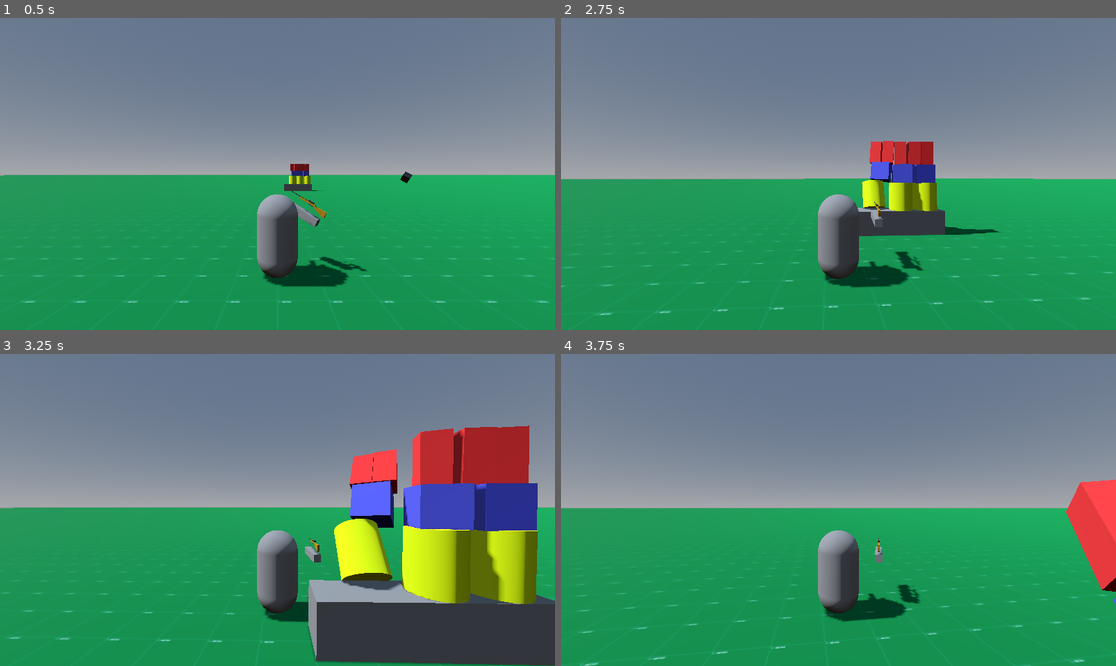
Above: before the commit, frames 1-4 (two rows, left to right).
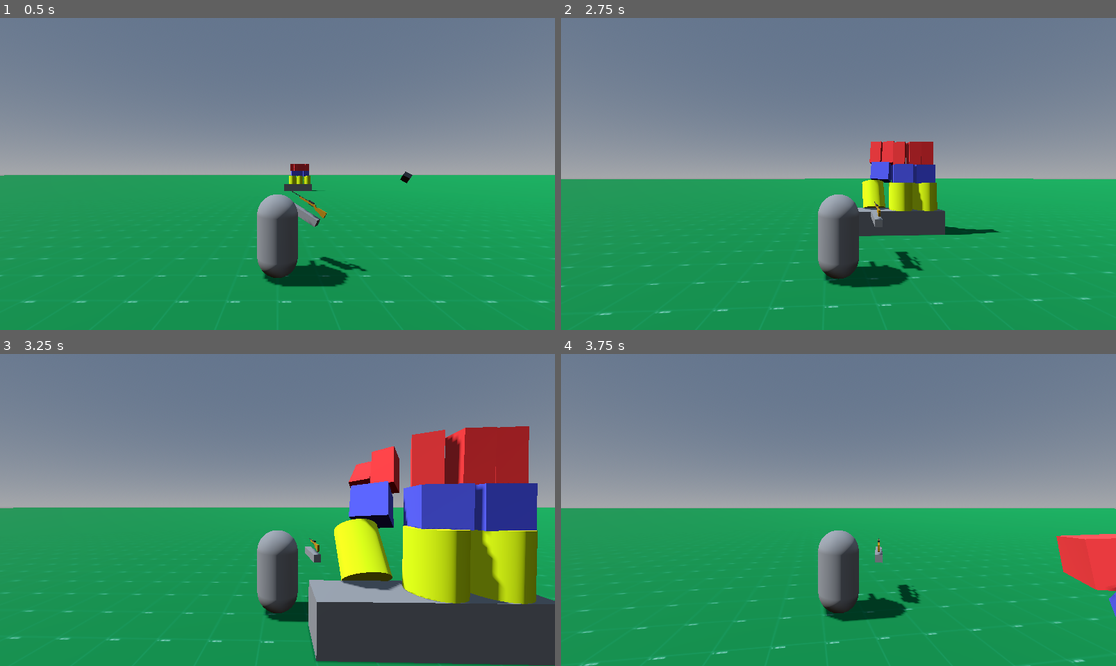
Above: after the commit, the same moments.

Repository: ImmersiveRPG/ExampleRaycastBullets
Game: Godot game, scene res://src/World/World.tscn
Same seed, same stepped clock (60 frames per second), same inputs: the game is played once before the commit and once after it.
Inputs (mouse positions are in pixels of both pictures, inside the frame that each line leads up to):
- Up to frame 1 (0.5 s): no input
- Up to frame 2 (2.75 s): tap Enter at 0.5 s; move the mouse to (866, 174) at 0.52 s; hold W (MoveForward) from 0.53 s (still down); click (866, 174) at 0.6 s; move the mouse to (810, 174) at 1.27 s; click (810, 174) at 1.35 s; move the mouse to (849, 167) at 2.02 s; click (849, 167) at 2.1 s
- Up to frame 3 (3.25 s): keep holding W (MoveForward); move the mouse to (271, 516) at 2.77 s; click (271, 516) at 2.85 s
- Up to frame 4 (3.75 s): keep holding W (MoveForward); move the mouse to (877, 513) at 3.52 s; click (877, 513) at 3.6 s

Frame 1 is identical in both runs. In frame 2, less than 0.1% of the frame differs, in the area x 54-73%, y 39-68%; in frame 3, 1.6%; in frame 4, 2.3%, in the area x 89-100%, y 40-85%.

Commit message:
Moved bullet start location to tip of barrel.

Diff:
--- a/project/src/Items/HuntingRifle/HuntingRifle.tscn
+++ b/project/src/Items/HuntingRifle/HuntingRifle.tscn
@@ -66,6 +66,6 @@
 material = ExtResource("3")
 
 [node name="BulletStartPosition" type="Node3D" parent="."]
-transform = Transform3D(1, 0, 0, 0, 1, 0, 0, 0, 1, 0, 0.0601636, 0.0381525)
+transform = Transform3D(1, 0, 0, 0, 1, 0, 0, 0, 1, 0, 0.0601636, -0.600403)
 
 [connection signal="apply_force" from="." to="." method="_on_apply_force"]
